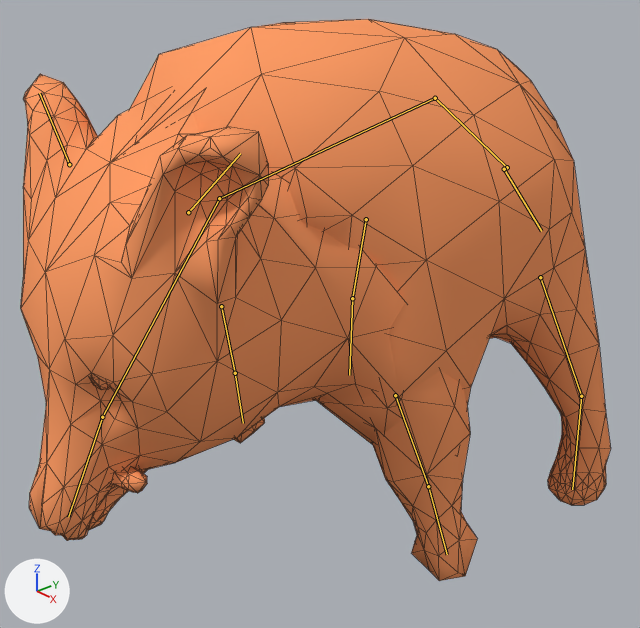
The Blender file modells/Wildsau(unfertig)/Modell/untitled.blend, before and after one commit.
The view is the same before and after, from a camera (50 mm lens) standing at (5.0, -4.8, 5.0) and looking at (-0.07, -0.35, 2.02). Lighting does not change. The marker at lower left points along +X, +Y and +Z. Both versions are drawn at frame 19 of the action 'Angriff'; the numbers are the values there. The bones that bend it are drawn over the model as lines. Mesh edges are drawn as thin lines.
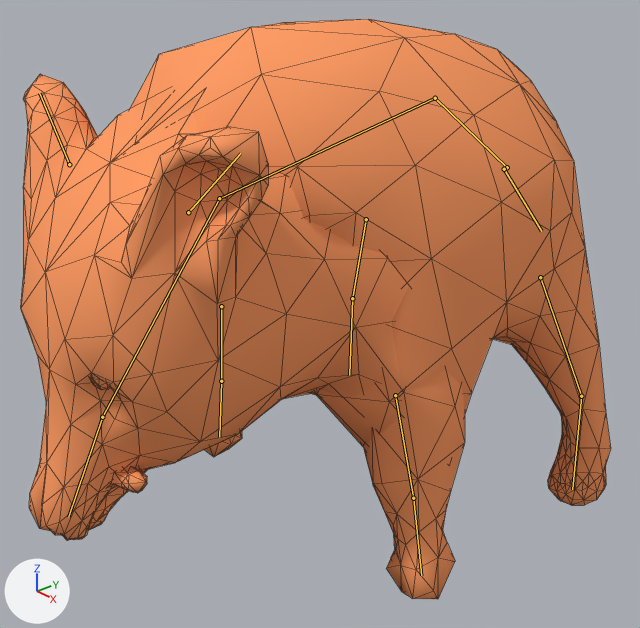
The edits, one by one:
Bone 'Bone.005' (bone_bone_005) turns from (0, 0, 0) to (11, -2, 0) degrees about its own x, y and z.
Bone 'Bone.007' (bone_bone_007) turns from (0, 0, 0) to (11, 2, 0) degrees about its own x, y and z.

Location of each change, [x1, y1, x2, y2] in pixels of the pictures (640 x 628 px):
'Mesh', posed: before [21, 19, 611, 581]; after [21, 19, 611, 599]
bone 'Bone.005', root to tip: before (395, 395) to (428, 486); after (395, 395) to (413, 498)
bone 'Bone.007', root to tip: before (221, 306) to (235, 373); after (221, 306) to (221, 381)
